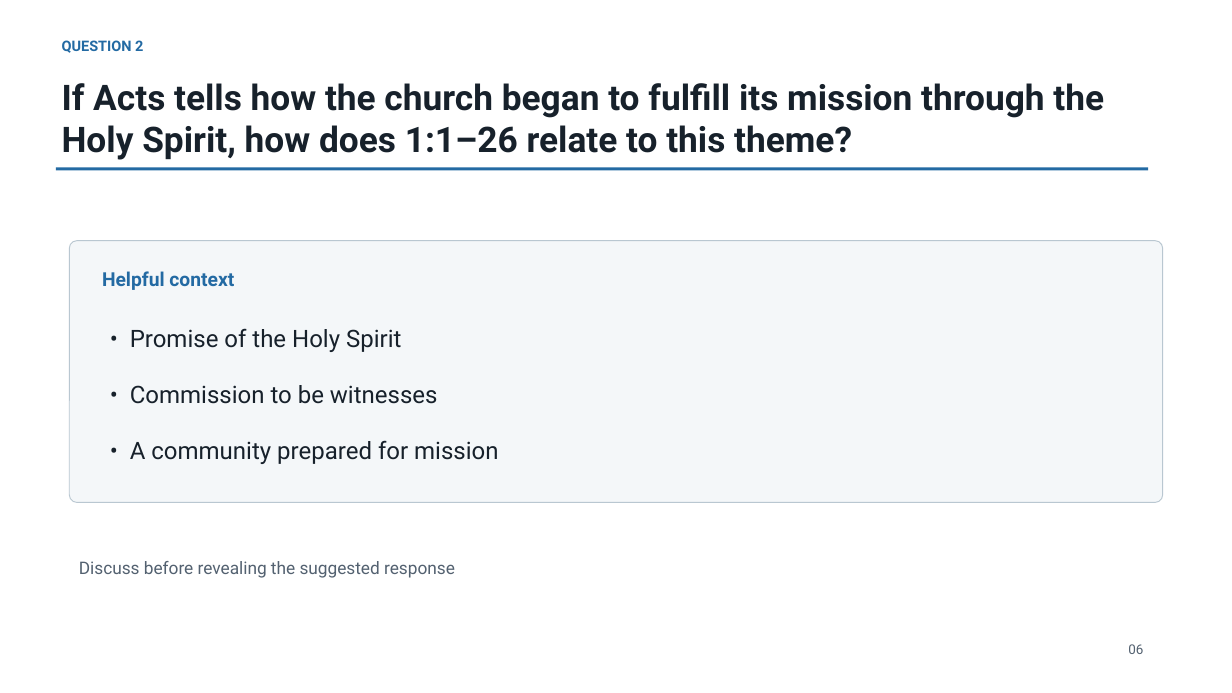
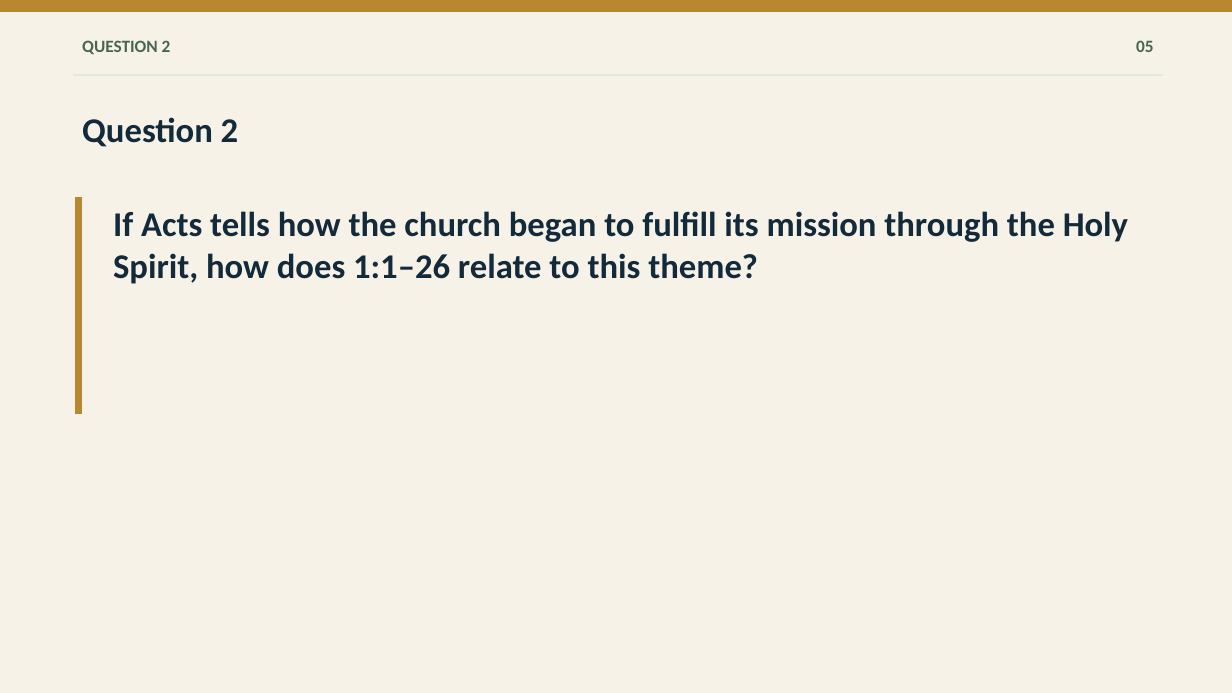
Before and after one commit to flyntm/Ezra, a slide deck: slide 5 of presentations/Lesson_Two_Acts.pptx (slide 6 before the commit). Drawn at 1232x693 pixels with LibreOffice and Linux fonts; fonts in the diff are those of the drawing. Boxes give left, top, right and bottom in pixels: in the first picture for what was removed or moved away, otherwise in the second. Text is boxed around its words. In the diff, an @@ line names an element or a change of style, - is before the commit and + after.

```diff
--- a/presentations/Lesson_Two_Acts.pptx
+++ b/presentations/Lesson_Two_Acts.pptx
@@ background #FFFFFF to #F7F2E8 @@
@@ rectangle added at (0, 0, 1232, 11), fill #B8872F, outline #B8872F 0 pt @@
@@ text "QUESTION 2": place and size @@
-text "QUESTION 2" at (62, 40, 143, 53)
+text "QUESTION 2" at (82, 40, 171, 54)
@@ text "QUESTION 2" at (82, 40, 171, 54): size 11.2 to 13.5 pt, font Roboto to Calibri, text colour #236AA3 to #486554; vertical alignment top to middle @@
@@ text added at (1136, 40, 1153, 52), 13.5 pt, text #486554, bold @@
+05
@@ rectangle: place and size @@
-rectangle at (55, 167, 1148, 170)
+rectangle at (73, 74, 1163, 76)
@@ rectangle at (73, 74, 1163, 76): fill #236AA3 to #E2E9E3; outline none to #E2E9E3 0 pt @@
@@ text added at (82, 117, 239, 147), 27 pt, text #132A3A, bold @@
+Question 2
@@ rectangle added at (75, 198, 81, 414), fill #B8872F, outline #B8872F 0 pt @@
@@ text "If Acts tells how the ...": place and size @@
-text "If Acts tells how the ..." at (62, 83, 1104, 160)
+text "If Acts tells how the ..." at (113, 211, 1128, 284)
@@ text "If Acts tells how the ..." at (113, 211, 1128, 284): size 27.5 to 27 pt, font Roboto to Calibri, text colour #17212B to #132A3A @@
@@ rounded rectangle removed at (69, 240, 1163, 502) @@
@@ text removed at (102, 271, 234, 290) @@
-Helpful context
@@ text removed at (130, 328, 401, 352) @@
-• Promise of the Holy Spirit
@@ text removed at (130, 385, 438, 404) @@
-• Commission to be witnesses
@@ text removed at (130, 440, 498, 464) @@
-• A community prepared for mission
@@ text removed at (79, 561, 455, 578) @@
-Discuss before revealing the suggested response
@@ text removed at (1128, 644, 1143, 654) @@
-06
```
Also in this commit, not shown: 10 other slides changed, 9 slides added, 10 slides removed, 32 other files.
